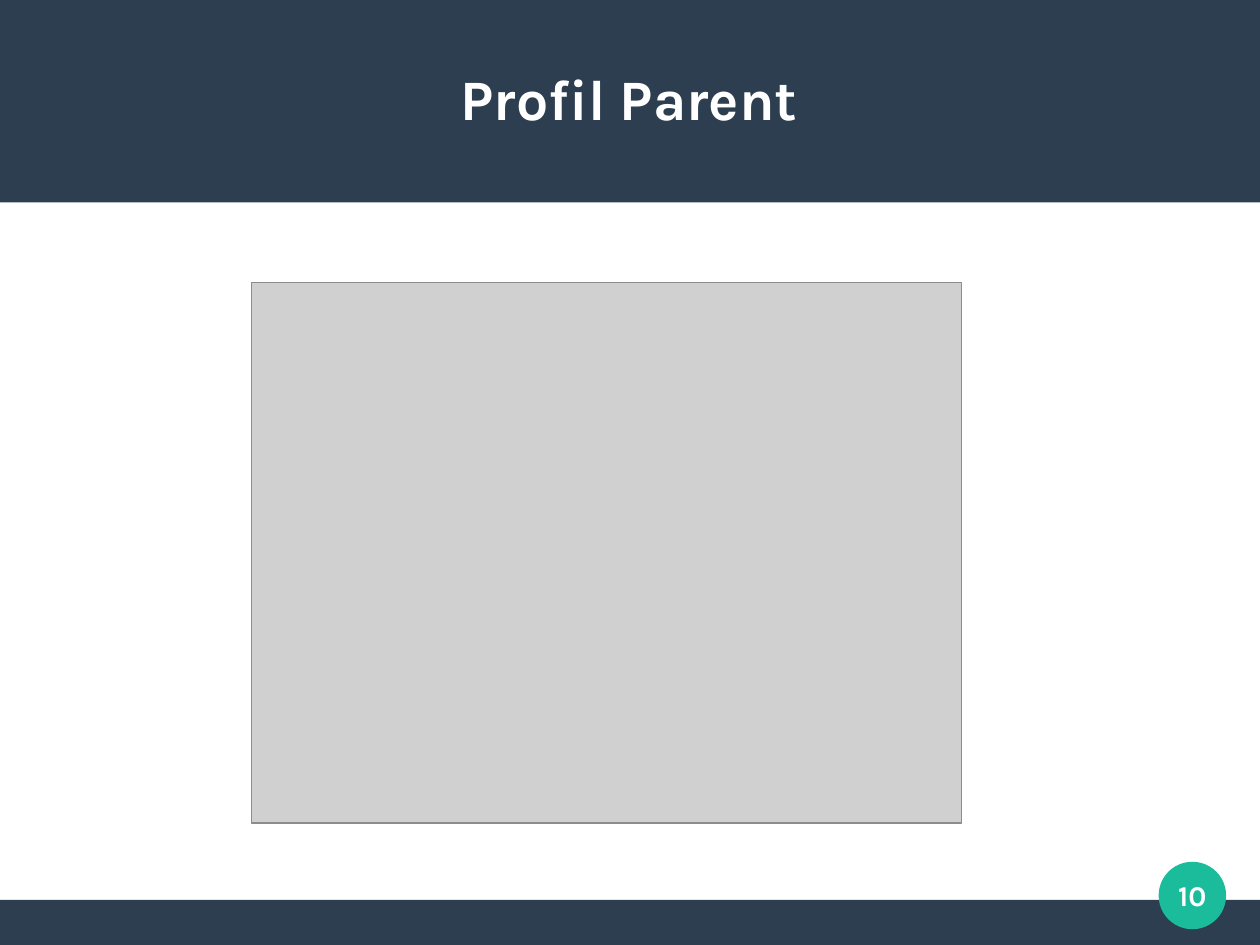
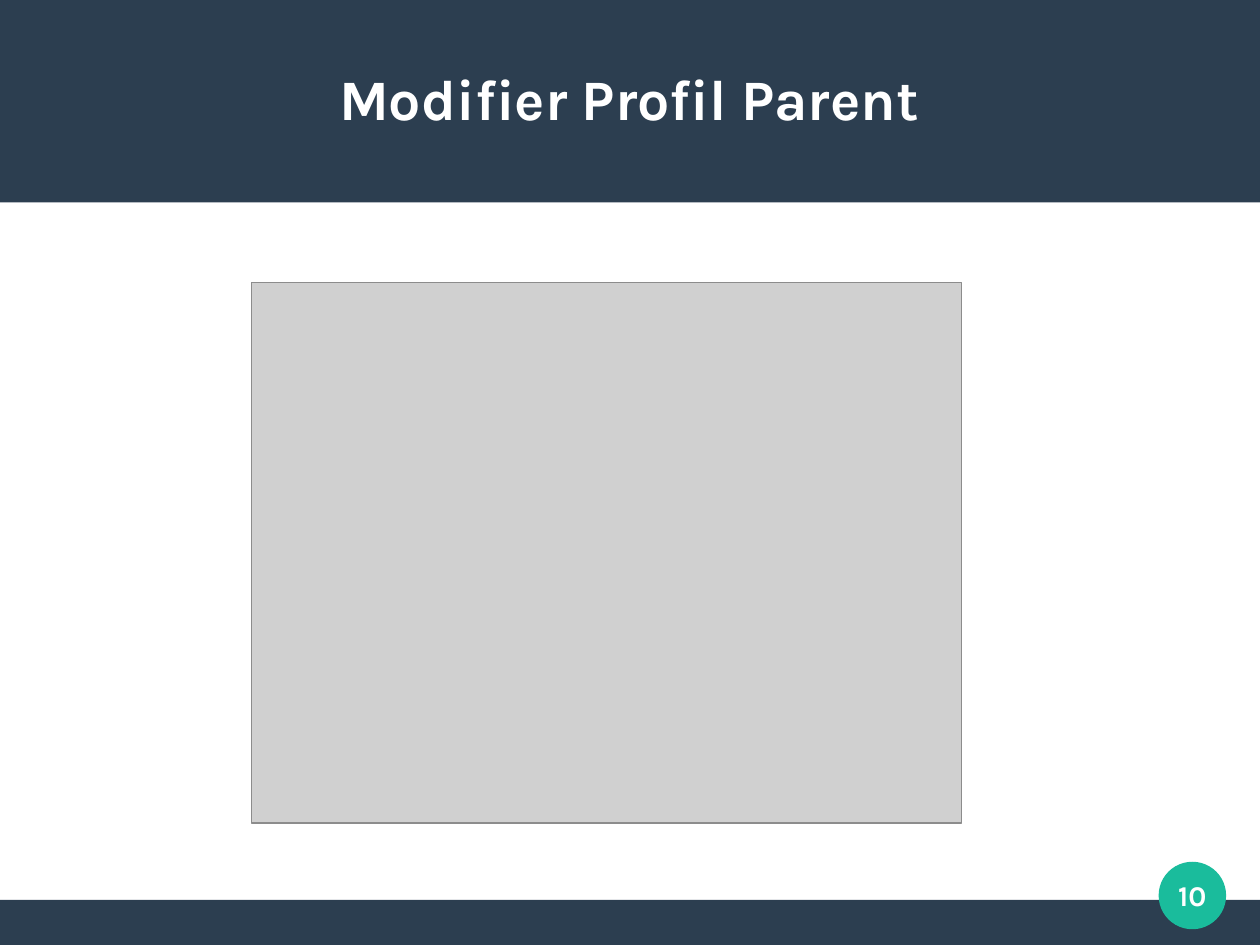
Before and after one commit to ranwang21/accoc_management, a slide deck: slide 10 of presentation/Presentation 1/Presentation1.odp. Drawn at 1260x945 pixels with LibreOffice and Linux fonts; fonts in the diff are those of the drawing; grey boxes stand for pictures. Boxes give left, top, right and bottom in pixels: in the first picture for what was removed or moved away, otherwise in the second. Text is boxed around its words. In the diff, an @@ line names an element or a change of style, - is before the commit and + after.

```diff
--- a/presentation/Presentation 1/Presentation1.odp
+++ b/presentation/Presentation 1/Presentation1.odp
@@ title at [339, 79, 918, 121]: text changed @@
-Profil Parent
+Modifier Profil Parent
```
Also in this commit, not shown: 1 other slide changed, 1 other file.
